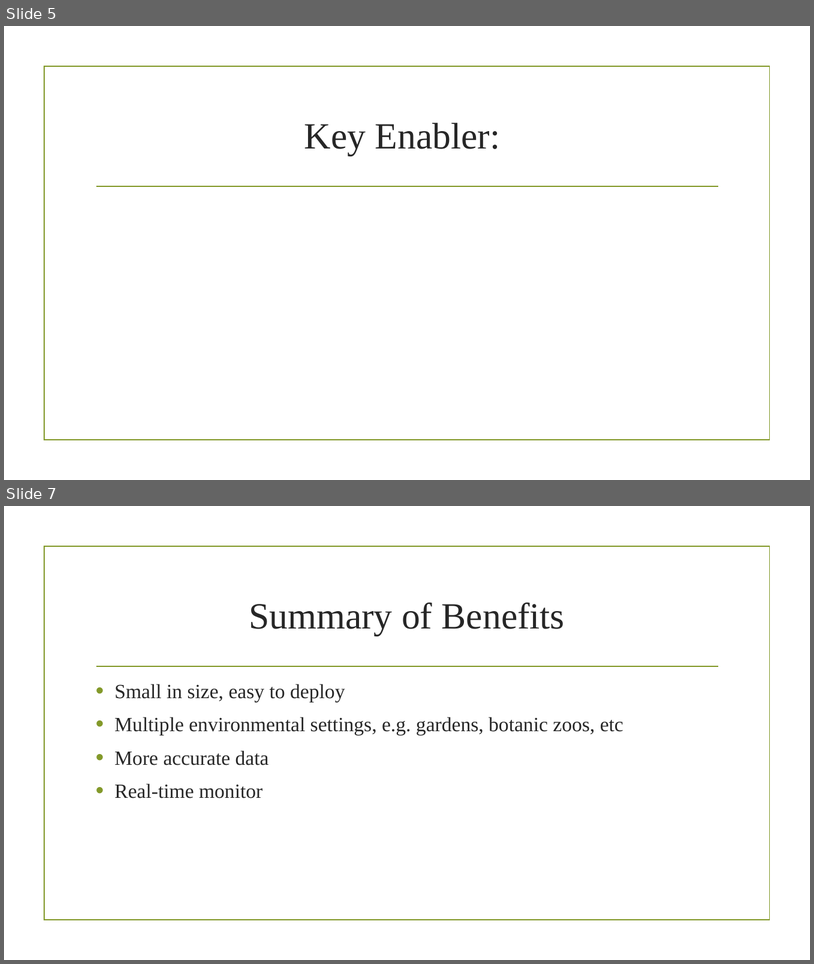
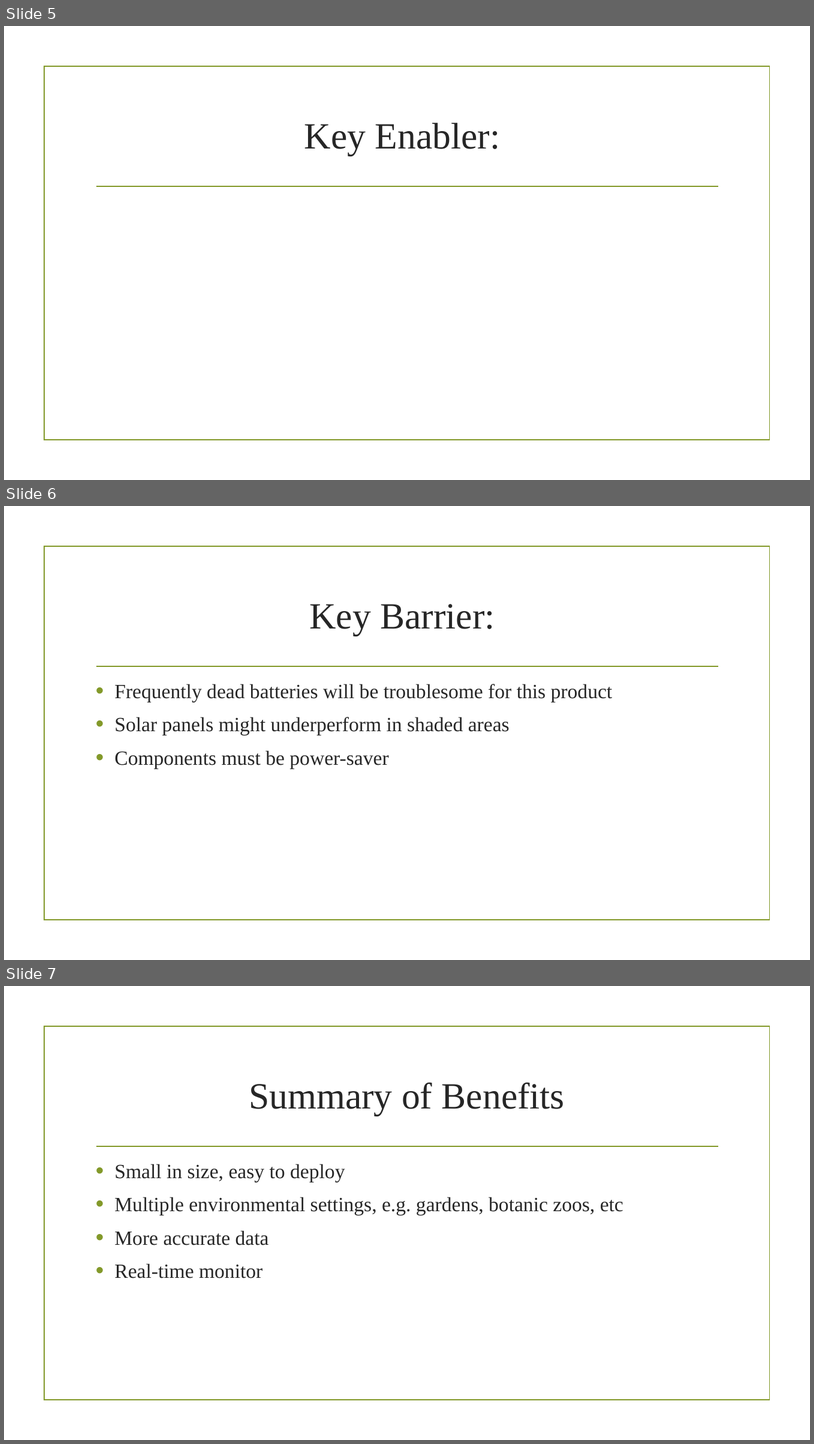
Before and after one commit to johnkmj/tufts_comp50_shared, a slide deck: HW1.pptx. Shown one above the other, each under a label of ours: slides 5 and 7 before the commit, slides 5, 6 and 7 after it; the slides between them are not shown. The pictures are 814x964 and 814x1444 pixels, drawn with LibreOffice and Linux fonts; fonts in the diff are those of the drawing; background and template pictures are left out. Boxes give left, top, right and bottom in pixels: in the first picture for what was removed or moved away, otherwise in the second. Text is boxed around its words. In the diff, an @@ line names an element or a change of style, - is before the commit and + after.

```diff
--- a/HW1.pptx
+++ b/HW1.pptx
@@ slide 6 added at <box>4,506,810,960</box>, background picture (left out); not listed: 2 template elements that a slide beside it also shows @@
@@ title added at <box>309,604,495,636</box>, 44 pt, text #262626 @@
+Key Barrier:
@@ text added at <box>114,684,613,768</box>, 24 pt, text #262626 @@
+• Frequently dead batteries will be troublesome for this product
+• Solar panels might underperform in shaded areas
+• Components must be power-saver
```
Also in this commit, not shown: 1 slide changed, 1 slide removed.
